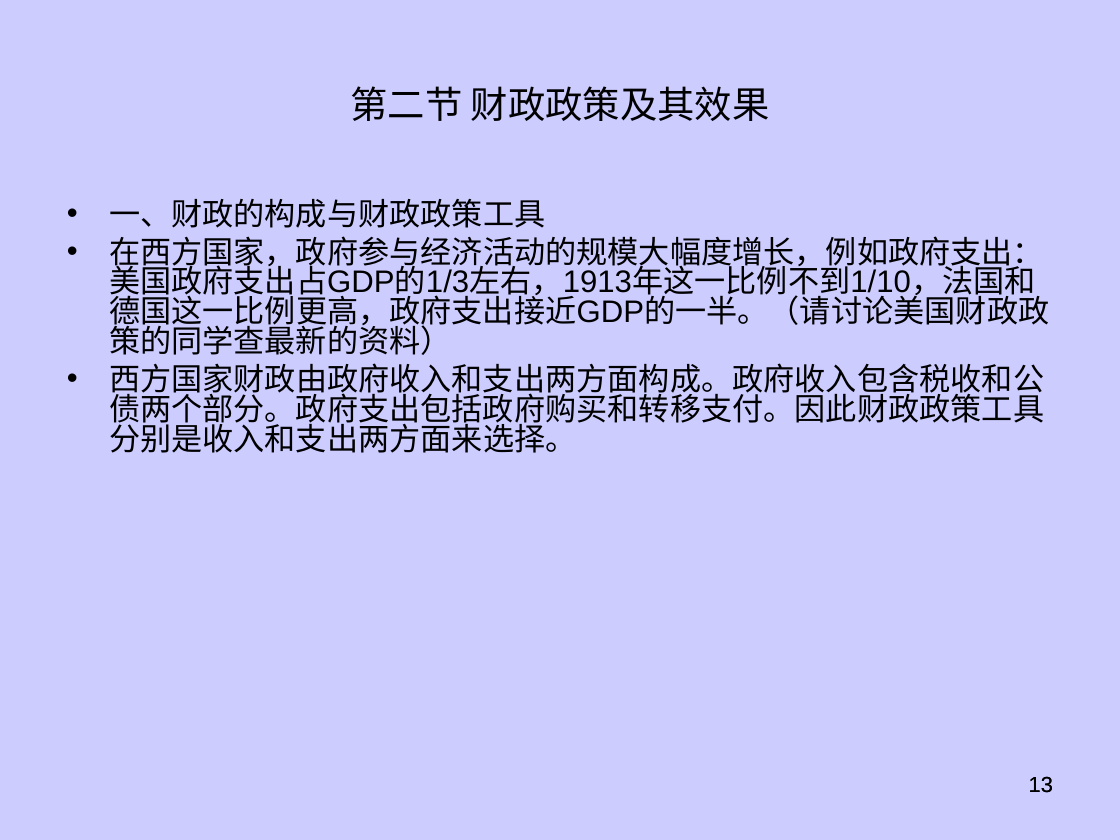
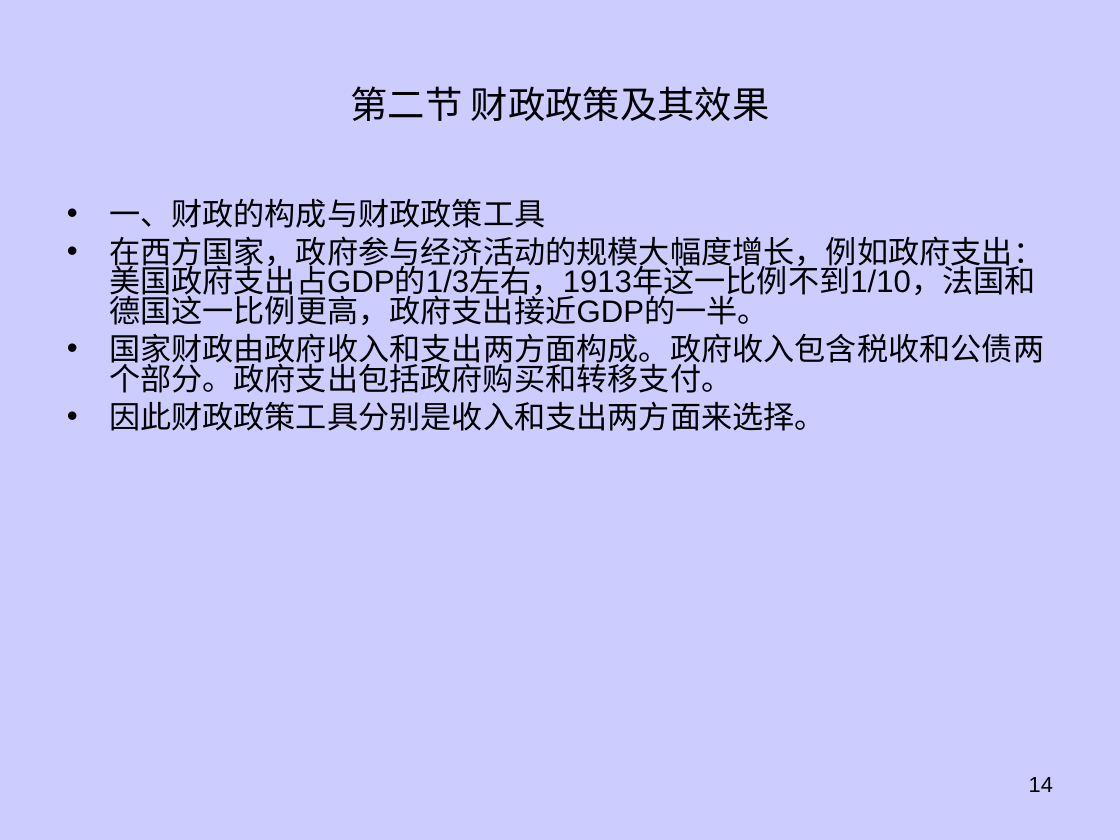
Before and after one commit to dhndzwxj/Teaching_assistant, a slide deck: slide 14 of 宏观原理课件/第6章宏观经济政策新.ppt (slide 13 before the commit). Drawn at 1120x840 pixels with LibreOffice and Linux fonts; fonts in the diff are those of the drawing. Boxes give left, top, right and bottom in pixels: in the first picture for what was removed or moved away, otherwise in the second. Text is boxed around its words. In the diff, an @@ line names an element or a change of style, - is before the commit and + after.

```diff
--- a/宏观原理课件/第6章宏观经济政策新.ppt
+++ b/宏观原理课件/第6章宏观经济政策新.ppt
@@ text at <box>109,236,1044,431</box>: text changed @@
-• 在西方国家，政府参与经济活动的规模大幅度增长，例如政府支出：美国政府支出占GDP的1/3左右，1913年这一比例不到1/10，法国和德国这一比例更高，政府支出接近GDP的一半。（请讨论美国财政政策的同学查最新的资料）
-• 西方国家财政由政府收入和支出两方面构成。政府收入包含税收和公债两个部分。政府支出包括政府购买和转移支付。因此财政政策工具分别是收入和支出两方面来选择。
+• 在西方国家，政府参与经济活动的规模大幅度增长，例如政府支出：美国政府支出占GDP的1/3左右，1913年这一比例不到1/10，法国和德国这一比例更高，政府支出接近GDP的一半。
+• 国家财政由政府收入和支出两方面构成。政府收入包含税收和公债两个部分。政府支出包括政府购买和转移支付。
+• 因此财政政策工具分别是收入和支出两方面来选择。
@@ page number removed at <box>803,765,1064,823</box> @@
-13
@@ page number at <box>1029,777,1053,792</box>: text changed @@
-13
+14
```
Also in this commit, not shown: 41 other slides changed, 11 slides added, 4 slides removed, 2 other files.
